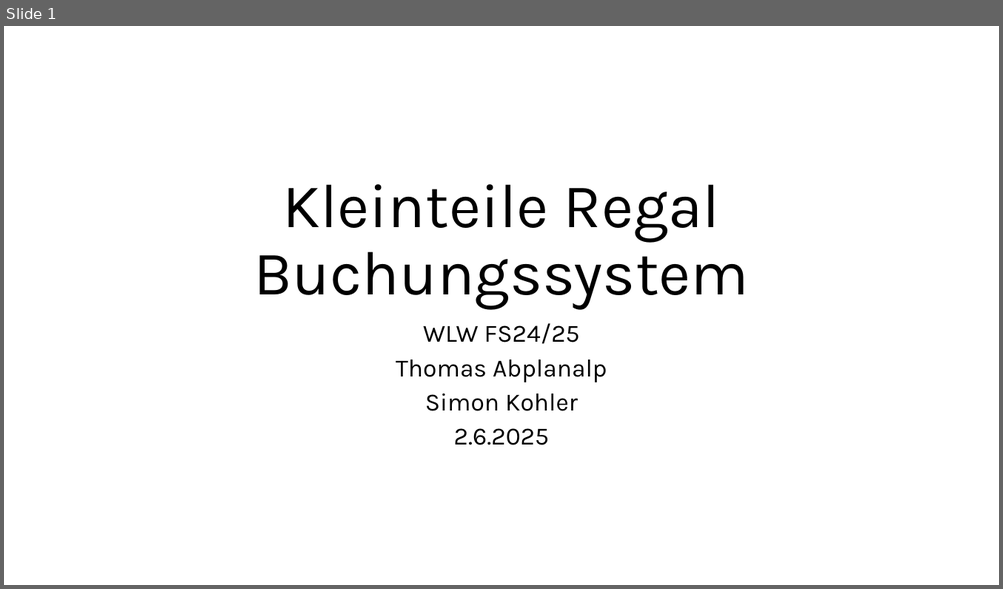
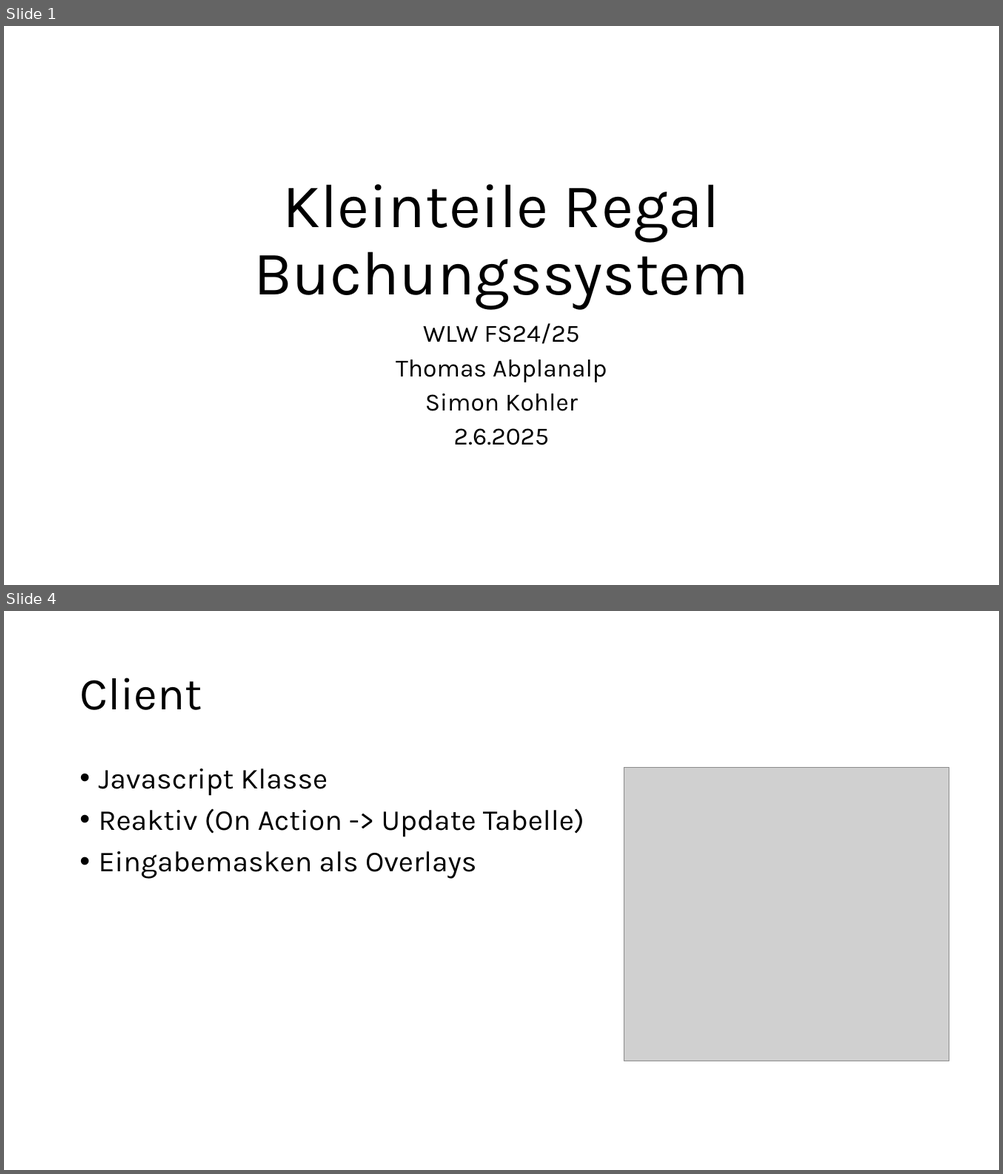
Before and after one commit to tasoftch/WLW-Teilelager, a slide deck: Kleinteile Regal präsentation.pptx. Shown one above the other, each under a label of ours: slide 1 before the commit, slides 1 and 4 after it; the slides between them are not shown. The pictures are 1003x589 and 1003x1174 pixels, drawn with LibreOffice and Linux fonts; fonts in the diff are those of the drawing; grey boxes stand for pictures; background and template pictures are left out. Boxes give left, top, right and bottom in pixels: in the first picture for what was removed or moved away, otherwise in the second. Text is boxed around its words. In the diff, an @@ line names an element or a change of style, - is before the commit and + after.

```diff
--- a/Kleinteile Regal präsentation.pptx
+++ b/Kleinteile Regal präsentation.pptx
@@ slide 4 added at <box>4,611,999,1170</box>, background picture (left out) @@
@@ title added at <box>79,678,202,710</box>, 44 pt, text #000000 @@
+Client
@@ text added at <box>99,769,584,879</box>, 28 pt, text #000000 @@
+• Javascript Klasse
+• Reaktiv (On Action -> Update Tabelle)
+• Eingabemasken als Overlays
@@ picture added at <box>624,768,948,1062</box> @@
```
Also in this commit, not shown: 1 slide changed, 2 other slides added, 2 slides removed, 5 other files.
